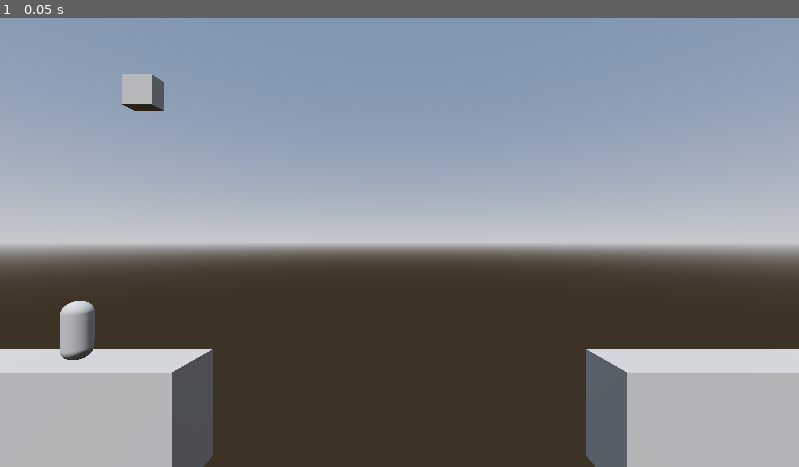
Above: before the commit, frame 1.
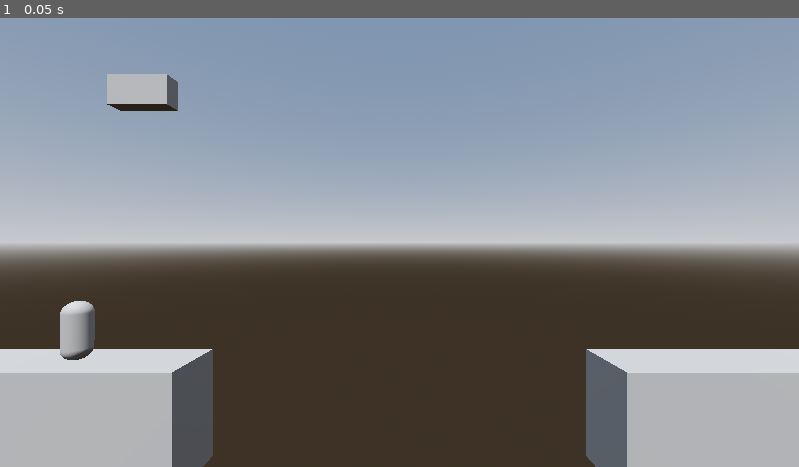
Above: after the commit, the same moment.

Repository: NEKERAFA/ggj-25
Game: Godot game, scene res://scenes/game.tscn
Two runs of this game, one before a commit and one after it. Both use one fixed random seed, a clock stepped at 60 frames per second and the inputs below. The project has no main scene, so this scene is started directly.
Inputs:
- Up to frame 1 (0.05 s): no input

The runs differ from the first frame. In frame 1, 0.4% of the frame differs, in the area x 13-23%, y 12-21%.

Commit message:
Word rotation

Diff:
--- a/scenes/area_3d.gd
+++ b/scenes/area_3d.gd
@@ -1,5 +1,16 @@
 extends Area3D
+class_name MouseGrabArea3D
 
 # Called every frame. 'delta' is the elapsed time since the previous frame.
 func _process(delta: float) -> void:
 	$Sprite3D.visible = monitoring
+
+
+func start_grab() -> void:
+	monitoring = true
+	$CollisionShape3D.disabled = false
+
+
+func release_grab() -> void:
+	monitoring = false
+	$CollisionShape3D.disabled = true
--- a/scenes/game.tscn
+++ b/scenes/game.tscn
@@ -32,10 +32,10 @@
 tonemap_mode = 2
 
 [sub_resource type="BoxMesh" id="BoxMesh_gbjh3"]
-size = Vector3(0.5, 0.5, 0.25)
+size = Vector3(1, 0.5, 0.25)
 
 [sub_resource type="BoxShape3D" id="BoxShape3D_m2cmf"]
-size = Vector3(0.5, 0.5, 0.25)
+size = Vector3(1, 0.5, 0.25)
 
 [sub_resource type="BoxShape3D" id="BoxShape3D_upjmi"]
 size = Vector3(15, 7, 1)
@@ -103,6 +103,7 @@
 
 [node name="Word" type="AnimatableBody3D" parent="." node_paths=PackedStringArray("mouse_area")]
 transform = Transform3D(1, 0, 0, 0, 1, 0, 0, 0, 1, -4.37156, 2.55156, 0)
+sync_to_physics = false
 script = ExtResource("2_dfyvr")
 mouse_area = NodePath("../Area3D")
 
--- a/scripts/word.gd
+++ b/scripts/word.gd
@@ -1,10 +1,15 @@
 extends AnimatableBody3D
 
 
-var _grabbed: bool = false
+const GRABBED_WAIT = 0.2
 
 
-@export var mouse_area: Area3D = null
+var _grabbed: bool = false
+var _gabbed_time: float = 0.0
+var _moved: bool = false
+
+
+@export var mouse_area: MouseGrabArea3D = null
 
 
 func _ready() -> void:
@@ -12,36 +17,56 @@
 		mouse_area.input_event.connect(_on_area3d_input_event)
 
 
+func _process(delta: float) -> void:
+	if _grabbed and not _moved:
+		_gabbed_time += delta
+
+		if _gabbed_time >= GRABBED_WAIT:
+			# Rotate and reset
+			rotate_z(deg_to_rad(90))
+			_reset_grab()
+
+
 func _on_input_event(camera: Node, event: InputEvent, event_position: Vector3, normal: Vector3, shape_idx: int) -> void:
 	# Add grab state
 	if event is InputEventMouseButton:
 		var mouse_event = event as InputEventMouseButton
 		if mouse_event.button_index == MOUSE_BUTTON_LEFT and mouse_event.pressed:
-			_grabbed = true
-			mouse_area.monitoring = true
-			$CollisionShape3D.disabled = true
-
-			for child in mouse_area.get_children():
-				if child is CollisionShape3D:
-					(child as CollisionShape3D).disabled = false
+			_start_grab()
 
 
 func _on_area3d_input_event(camera: Node, event: InputEvent, event_position: Vector3, normal: Vector3, shape_idx: int) -> void:
-	pass
-	# Reset grab state
 	if event is InputEventMouseButton:
 		var mouse_event = event as InputEventMouseButton
 		if mouse_event.button_index == MOUSE_BUTTON_LEFT and not mouse_event.pressed:
-			_grabbed = false
-			mouse_area.monitoring = false
-			$CollisionShape3D.disabled = false
+			# Rotate
+			if not _moved:
+				rotate_z(deg_to_rad(90))
 
-			for child in mouse_area.get_children():
-				if child is CollisionShape3D:
-					(child as CollisionShape3D).disabled = false
+			# Reset grab state
+			_reset_grab()
 
 	# Move grab state
 	if event is InputEventMouseMotion:
 		var mouse_event = event as InputEventMouseMotion
-		if _grabbed:
+		if _grabbed and (_moved or global_position.distance_to(event_position) > 0.1):
+			# Update position
 			position = Vector3(event_position.x, event_position.y, 0)
+			if not _moved:
+				_moved = true
+
+
+func _start_grab():
+	_grabbed = true
+	_gabbed_time = 0.0
+	_moved = false
+	$CollisionShape3D.disabled = true
+	mouse_area.start_grab()
+
+
+func _reset_grab():
+	_grabbed = false
+	_gabbed_time = 0.0
+	_moved = false
+	$CollisionShape3D.disabled = false
+	mouse_area.release_grab()
